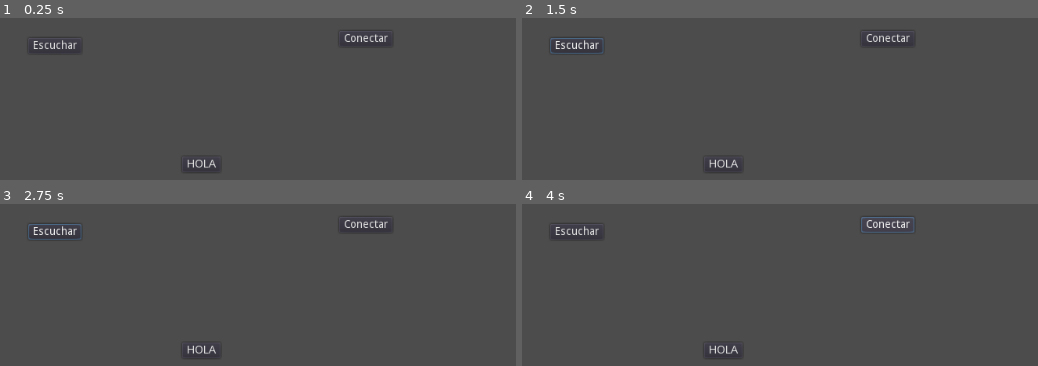
Above: before the commit, frames 1-4 (two rows, left to right).
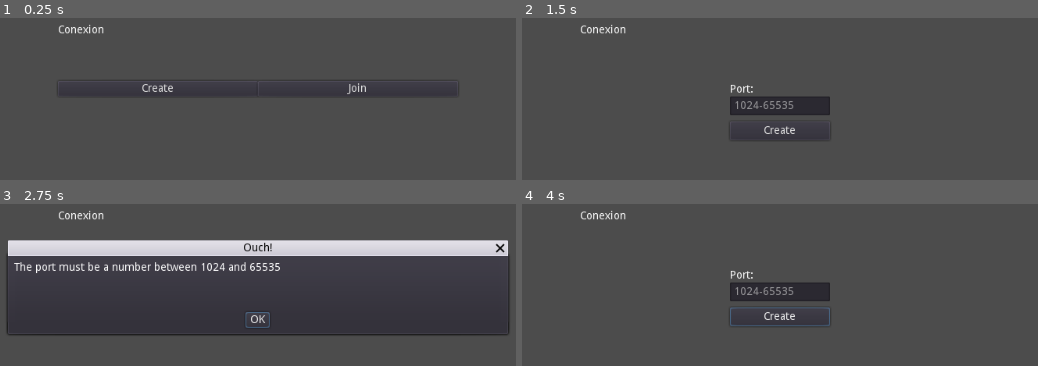
Above: after the commit, the same moments.

Repository: jonnydrumz/hideAndSeek
Game: Godot game, scene res://UI/StartMenu/StartMenu.tscn
The game is run twice, just before and just after one commit, with the same random seed, the same clock (stepped at 60 frames per second) and the same inputs. Before the commit the project starts from res://Servidor.tscn.
Inputs (mouse positions are in pixels of both pictures, inside the frame that each line leads up to):
- Up to frame 1 (0.25 s): no input
- Up to frame 2 (1.5 s): click (578, 45) at 0.5 s, where only the run before the commit has a clickable "Escuchar"; click (681, 89) at 1.25 s, where only the run after the commit has a clickable "Create"
- Up to frame 3 (2.75 s): click (258, 317) at 2 s, where only the run after the commit has a clickable "Create"
- Up to frame 4 (4 s): click (780, 320) at 2.75 s, where only the run after the commit has a clickable "OK"; click (888, 225) at 3.5 s, where only the run before the commit has a clickable "Conectar"

The runs differ from the first frame. In frame 1, 1.1% of the frame differs, in the area x 6-76%, y 4-95%; in frame 2, 3.3%; in frame 3, 25%, in the area x 1-99%, y 4-95%; in frame 4, 3.4%.

Commit message:
Menu de conexion

Diff:
--- a/Servidor.gd
+++ b/Servidor.gd
@@ -5,7 +5,8 @@
 onready var peer        = null
 onready var players     = []
 
-const address : String = "127.0.0.1"#83.173.176.43"
+
+const address : String = "83.173.176.43"
 const DEFAULT_PORT = 8910
 
 func _ready():
--- /dev/null
+++ b/UI/Connection/Connection.gd
@@ -0,0 +1,37 @@
+extends Control
+
+signal on_create_pressed(port)
+signal on_join_pressed(ip, port)
+
+func _on_CreateButton_pressed():
+	$CreateControl.show()
+	$CreateButton.hide()
+	$JoinButton.hide()
+
+func _on_JoinButton_pressed():
+	$JoinControl.show()
+	$CreateButton.hide()
+	$JoinButton.hide()
+
+func _on_CreateCreateButton_pressed():
+	var port = int($CreateControl/LineEdit.text)
+	if port < 1024 or port > 65535:
+		$AcceptDialog.popup_centered(Vector2(640, 100))
+		$AcceptDialog.dialog_text = "The port must be a number between 1024 and 65535"
+		return
+	emit_signal("on_create_pressed", port)
+	queue_free()
+
+func _on_JoinJoinButton_pressed():
+	var port = int($JoinControl/LineEdit2.text)
+	if port < 1024 or port > 65535:
+		$AcceptDialog.popup_centered(Vector2(640, 100))
+		$AcceptDialog.dialog_text = "The port must be a number between 1024 and 65535"
+		return
+	var ip = $JoinControl/LineEdit.text
+	if ip.length() < 1:
+		$AcceptDialog.popup_centered(Vector2(640, 100))
+		$AcceptDialog.dialog_text = "The ip must be the direction of the player has lalasdfjalsdkfjadsf partida creada xD"
+		return
+	emit_signal("on_join_pressed", ip, port)
+	queue_free()
--- /dev/null
+++ b/UI/Connection/Connection.tscn
@@ -0,0 +1,156 @@
+[gd_scene load_steps=2 format=2]
+
+[ext_resource path="res://UI/Connection/Connection.gd" type="Script" id=1]
+
+[node name="Connection" type="Control"]
+anchor_right = 1.0
+anchor_bottom = 1.0
+script = ExtResource( 1 )
+__meta__ = {
+"_edit_use_anchors_": false
+}
+
+[node name="Label" type="Label" parent="."]
+margin_right = 40.0
+margin_bottom = 14.0
+text = "Conexion"
+
+[node name="CreateButton" type="Button" parent="."]
+anchor_top = 0.5
+anchor_right = 0.5
+anchor_bottom = 0.5
+margin_top = -24.0
+margin_bottom = -4.0
+text = "Create"
+
+[node name="JoinButton" type="Button" parent="."]
+anchor_left = 0.5
+anchor_top = 0.5
+anchor_right = 1.0
+anchor_bottom = 0.5
+margin_top = -24.0
+margin_bottom = -4.0
+text = "Join"
+
+[node name="CreateControl" type="Control" parent="."]
+visible = false
+anchor_right = 1.0
+anchor_bottom = 1.0
+margin_top = 24.0
+margin_bottom = -32.0
+__meta__ = {
+"_edit_use_anchors_": false
+}
+
+[node name="Label" type="Label" parent="CreateControl"]
+anchor_left = 0.5
+anchor_top = 0.5
+anchor_right = 0.5
+anchor_bottom = 0.5
+margin_left = -64.0
+margin_top = -16.0
+margin_right = 64.0
+text = "Port:"
+
+[node name="LineEdit" type="LineEdit" parent="CreateControl"]
+anchor_left = 0.5
+anchor_top = 0.5
+anchor_right = 0.5
+anchor_bottom = 0.5
+margin_left = -64.0
+margin_right = 64.0
+margin_bottom = 24.0
+placeholder_text = "1024-65535"
+__meta__ = {
+"_edit_use_anchors_": false
+}
+
+[node name="CreateCreateButton" type="Button" parent="CreateControl"]
+anchor_left = 0.5
+anchor_top = 0.5
+anchor_right = 0.5
+anchor_bottom = 0.5
+margin_left = -64.0
+margin_top = 32.0
+margin_right = 64.0
+margin_bottom = 56.0
+text = "Create"
+
+[node name="JoinControl" type="Control" parent="."]
+visible = false
+anchor_right = 1.0
+anchor_bottom = 1.0
+margin_top = 24.0
+margin_bottom = -32.0
+__meta__ = {
+"_edit_use_anchors_": false
+}
+
+[node name="Label" type="Label" parent="JoinControl"]
+anchor_left = 0.5
+anchor_top = 0.5
+anchor_right = 0.5
+anchor_bottom = 0.5
+margin_left = -136.0
+margin_top = -16.0
+margin_right = -8.0
+text = "IP:"
+
+[node name="LineEdit" type="LineEdit" parent="JoinControl"]
+anchor_left = 0.5
+anchor_top = 0.5
+anchor_right = 0.5
+anchor_bottom = 0.5
+margin_left = -136.0
+margin_right = -8.0
+margin_bottom = 24.0
+placeholder_text = "192.168.0.100"
+__meta__ = {
+"_edit_use_anchors_": false
+}
+
+[node name="Label2" type="Label" parent="JoinControl"]
+anchor_left = 0.5
+anchor_top = 0.5
+anchor_right = 0.5
+anchor_bottom = 0.5
+margin_left = 8.0
+margin_top = -16.0
+margin_right = 136.0
+text = "Port:"
+
+[node name="LineEdit2" type="LineEdit" parent="JoinControl"]
+anchor_left = 0.5
+anchor_top = 0.5
+anchor_right = 0.5
+anchor_bottom = 0.5
+margin_left = 8.0
+margin_right = 136.0
+margin_bottom = 24.0
+placeholder_text = "1024-65535"
+__meta__ = {
+"_edit_use_anchors_": false
+}
+
+[node name="JoinJoinButton" type="Button" parent="JoinControl"]
+anchor_left = 0.5
+anchor_top = 0.5
+anchor_right = 0.5
+anchor_bottom = 0.5
+margin_left = -64.0
+margin_top = 32.0
+margin_right = 64.0
+margin_bottom = 56.0
+text = "Join"
+
+[node name="AcceptDialog" type="AcceptDialog" parent="."]
+visible = true
+margin_right = 94.0
+margin_bottom = 58.0
+popup_exclusive = true
+window_title = "Ouch!"
+dialog_text = "Invalid data"
+[connection signal="pressed" from="CreateButton" to="." method="_on_CreateButton_pressed"]
+[connection signal="pressed" from="JoinButton" to="." method="_on_JoinButton_pressed"]
+[connection signal="pressed" from="CreateControl/CreateCreateButton" to="." method="_on_CreateCreateButton_pressed"]
+[connection signal="pressed" from="JoinControl/JoinJoinButton" to="." method="_on_JoinJoinButton_pressed"]
--- /dev/null
+++ b/UI/SetupPlayer/SetupPlayer.gd
@@ -0,0 +1,13 @@
+extends Control
+
+signal on_start_pressed(nickname)
+
+func update_player_data(player_data):
+	$Wait.hide()
+	$TypeLabel.text = player_data.name
+
+func _on_Button_pressed():
+	emit_signal("on_start_pressed", $LineEdit.text)
+	$Button.hide()
+	$LineEdit.hide()
+	$Label2.hide()
--- /dev/null
+++ b/UI/SetupPlayer/SetupPlayer.tscn
@@ -0,0 +1,79 @@
+[gd_scene load_steps=2 format=2]
+
+[ext_resource path="res://UI/SetupPlayer/SetupPlayer.gd" type="Script" id=1]
+
+[node name="SetupPlayer" type="Control"]
+anchor_right = 1.0
+anchor_bottom = 1.0
+script = ExtResource( 1 )
+__meta__ = {
+"_edit_use_anchors_": false
+}
+
+[node name="Label" type="Label" parent="."]
+margin_right = 40.0
+margin_bottom = 14.0
+text = "Setup Player"
+
+[node name="Label2" type="Label" parent="."]
+anchor_left = 0.5
+anchor_top = 0.5
+anchor_right = 0.5
+anchor_bottom = 0.5
+margin_left = -64.0
+margin_top = -16.0
+margin_right = 64.0
+margin_bottom = -2.0
+text = "Your Name:"
+__meta__ = {
+"_edit_use_anchors_": false
+}
+
+[node name="TypeLabel" type="Label" parent="."]
+anchor_left = 0.5
+anchor_top = 0.5
+anchor_right = 0.5
+anchor_bottom = 0.5
+margin_left = -64.0
+margin_top = 8.0
+margin_right = 64.0
+margin_bottom = 22.0
+__meta__ = {
+"_edit_use_anchors_": false
+}
+
+[node name="Wait" type="Label" parent="."]
+visible = false
+anchor_left = 0.5
+anchor_top = 0.5
+anchor_right = 0.5
+anchor_bottom = 0.5
+margin_left = -64.0
+margin_top = 8.0
+margin_right = 64.0
+margin_bottom = 22.0
+text = "Your Name:"
+__meta__ = {
+"_edit_use_anchors_": false
+}
+
+[node name="LineEdit" type="LineEdit" parent="."]
+anchor_left = 0.5
+anchor_top = 0.5
+anchor_right = 0.5
+anchor_bottom = 0.5
+margin_left = -64.0
+margin_right = 64.0
+margin_bottom = 24.0
+
+[node name="Button" type="Button" parent="."]
+anchor_left = 0.5
+anchor_top = 0.5
+anchor_right = 0.5
+anchor_bottom = 0.5
+margin_left = -64.0
+margin_top = 32.0
+margin_right = 64.0
+margin_bottom = 52.0
+text = "OK"
+[connection signal="pressed" from="Button" to="." method="_on_Button_pressed"]
--- /dev/null
+++ b/UI/StartMenu/StartMenu.gd
@@ -0,0 +1,10 @@
+extends Control
+
+func _on_Connection_on_create_pressed(port):
+	print("Crear nuevo servidor, puerto ", port)
+
+func _on_Connection_on_join_pressed(ip, port):
+	print("Conectar al servidor, ip: ", ip, ", puerto: ", port)
+
+func on_player_setup_received(player_data):
+	$SetupPlayer.update_player_data(player_data)
--- /dev/null
+++ b/UI/StartMenu/StartMenu.tscn
@@ -0,0 +1,28 @@
+[gd_scene load_steps=4 format=2]
+
+[ext_resource path="res://UI/Connection/Connection.tscn" type="PackedScene" id=1]
+[ext_resource path="res://UI/SetupPlayer/SetupPlayer.tscn" type="PackedScene" id=2]
+[ext_resource path="res://UI/StartMenu/StartMenu.gd" type="Script" id=3]
+
+[node name="StartMenu" type="Control"]
+anchor_right = 1.0
+anchor_bottom = 1.0
+script = ExtResource( 3 )
+__meta__ = {
+"_edit_use_anchors_": false
+}
+
+[node name="Connection" parent="." instance=ExtResource( 1 )]
+margin_left = 256.0
+margin_top = 192.0
+margin_right = -256.0
+margin_bottom = -216.0
+
+[node name="SetupPlayer" parent="." instance=ExtResource( 2 )]
+visible = false
+margin_left = 320.0
+margin_top = 192.0
+margin_right = -320.0
+margin_bottom = -216.0
+[connection signal="on_create_pressed" from="Connection" to="." method="_on_Connection_on_create_pressed"]
+[connection signal="on_join_pressed" from="Connection" to="." method="_on_Connection_on_join_pressed"]
--- a/project.godot
+++ b/project.godot
@@ -16,7 +16,7 @@
 [application]
 
 config/name="HideAndSeek"
-run/main_scene="res://Servidor.tscn"
+run/main_scene="res://UI/StartMenu/StartMenu.tscn"
 config/icon="res://icon.png"
 
 [rendering]
